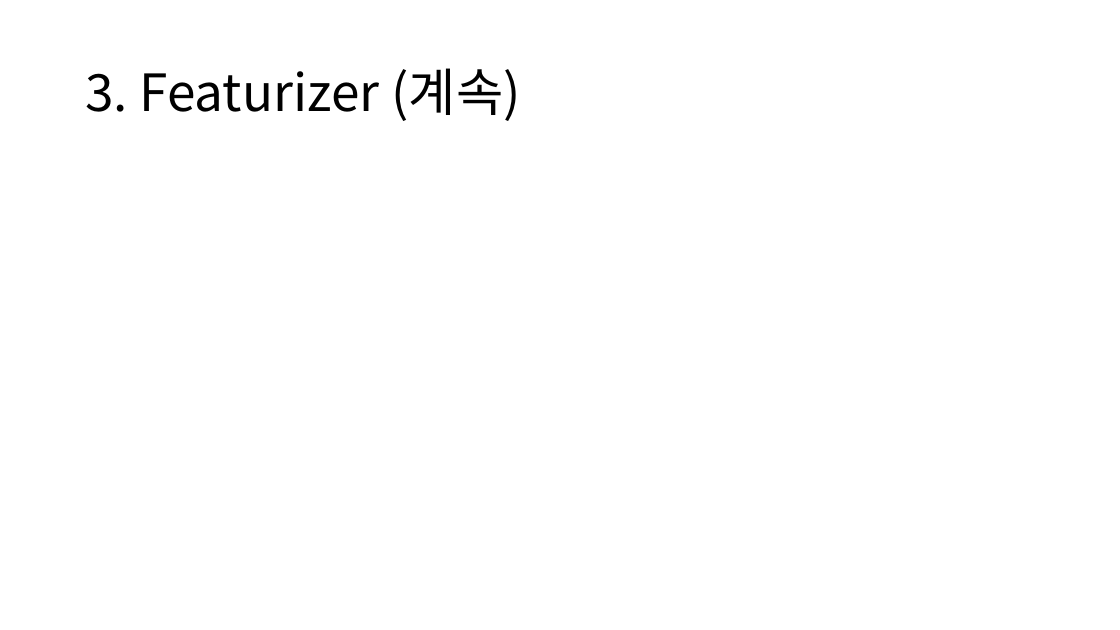
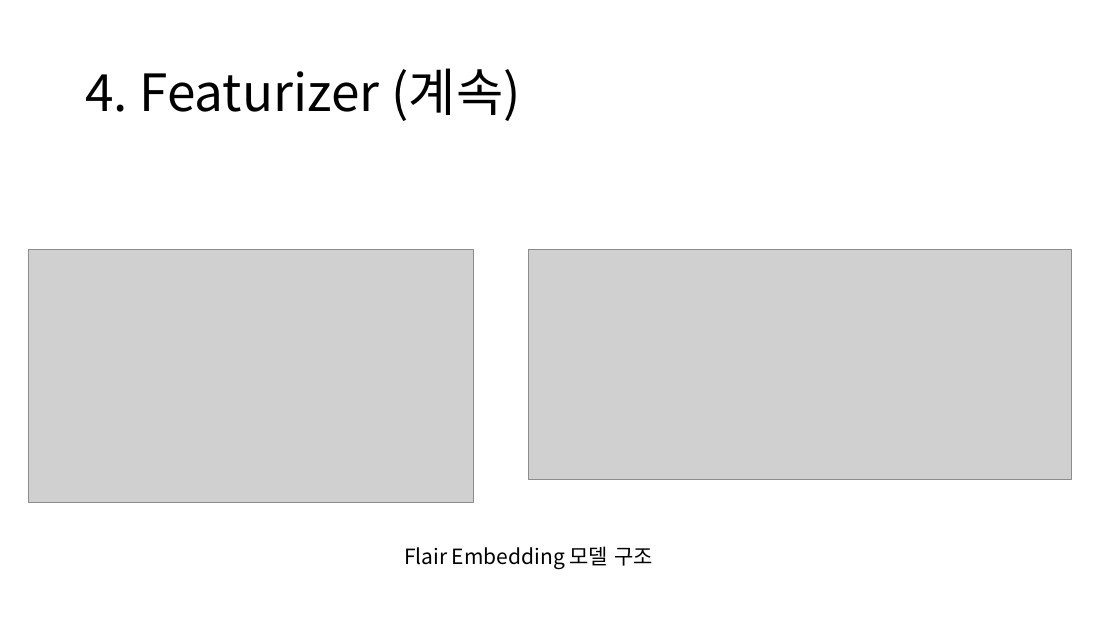
Before and after one commit to yongsun-yoon/chatbot, a slide deck: slide 9 of Rasa custom NLU 모델 개발.pptx (slide 10 before the commit). Drawn at 1120x630 pixels with LibreOffice and Linux fonts; fonts in the diff are those of the drawing; grey boxes stand for pictures. Boxes give left, top, right and bottom in pixels: in the first picture for what was removed or moved away, otherwise in the second. Text is boxed around its words. In the diff, an @@ line names an element or a change of style, - is before the commit and + after.

```diff
--- a/Rasa custom NLU 모델 개발.pptx
+++ b/Rasa custom NLU 모델 개발.pptx
@@ title at <box>85,68,521,121</box>: text changed @@
-3. Featurizer (계속)
+4. Featurizer (계속)
@@ picture added at <box>29,250,474,502</box> @@
@@ picture added at <box>528,250,1071,479</box> @@
@@ text added at <box>404,546,653,570</box>, 18 pt, text #000000 @@
+Flair Embedding 모델 구조
```
Also in this commit, not shown: 8 other slides changed, 9 slides added, 3 slides removed, 26 other files.
